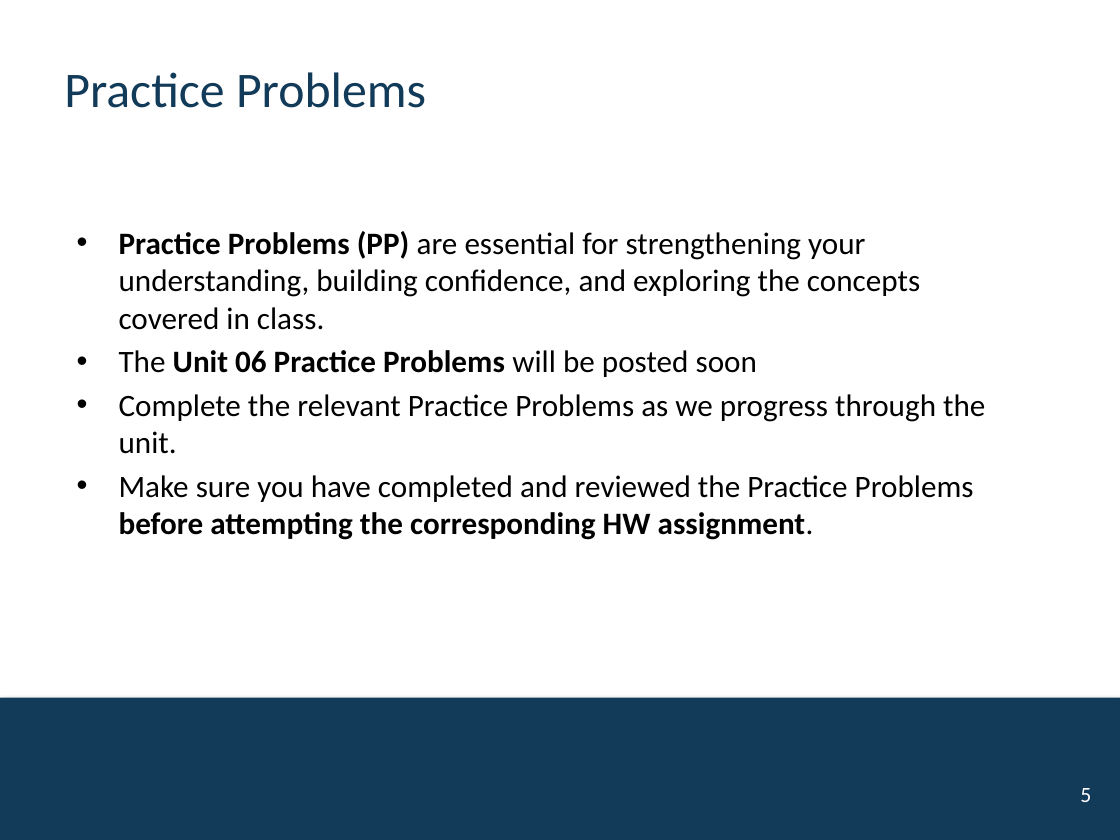
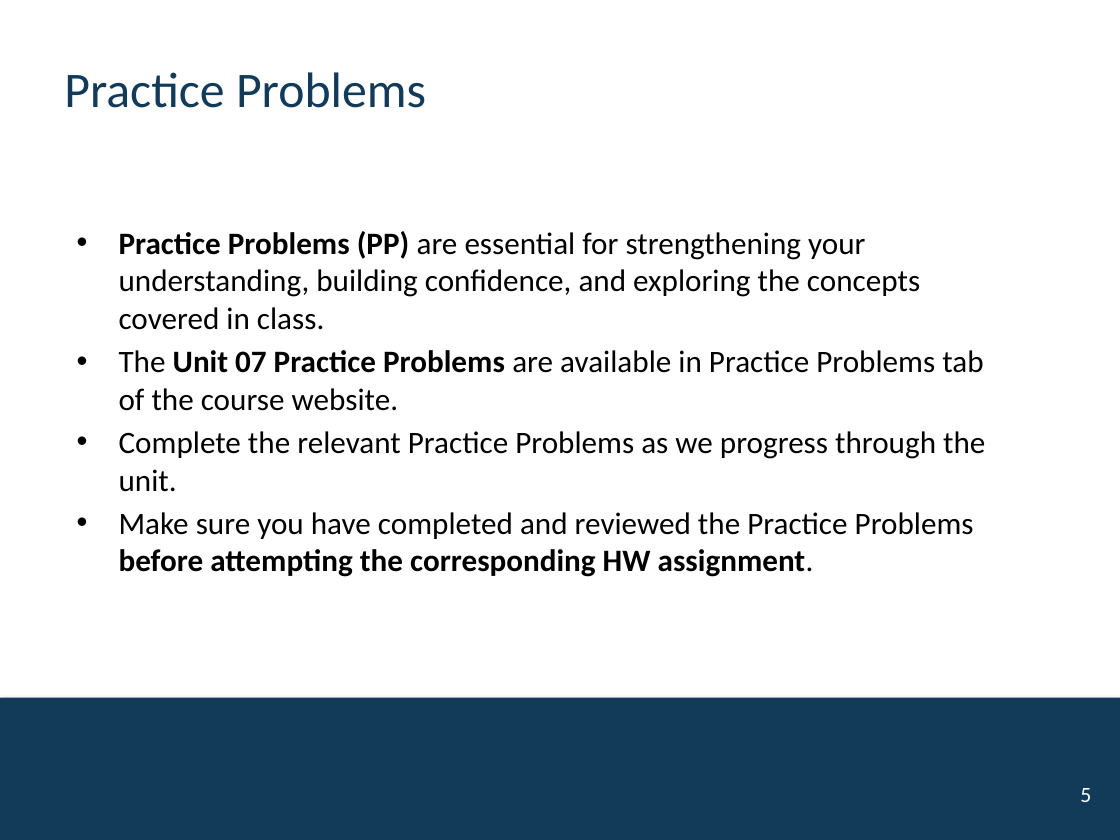
Before and after one commit to mutasim221B/CWRU-STAT-312-Fall-26, a slide deck: slide 5 of docs/activities/Unit-07-Confidence-Interval.pptx. Drawn at 1120x840 pixels with LibreOffice and Linux fonts; fonts in the diff are those of the drawing; background and template pictures are left out. Boxes give left, top, right and bottom in pixels: in the first picture for what was removed or moved away, otherwise in the second. Text is boxed around its words. In the diff, an @@ line names an element or a change of style, - is before the commit and + after.

```diff
--- a/docs/activities/Unit-07-Confidence-Interval.pptx
+++ b/docs/activities/Unit-07-Confidence-Interval.pptx
@@ text at bbox=[119, 350, 983, 411]: text changed; bold off @@
-• The Unit 06 Practice Problems will be posted soon
+• The Unit 07 Practice Problems are available in Practice Problems tab of the course website.
```
Also in this commit, not shown: 1 slide added, 13 other files.
